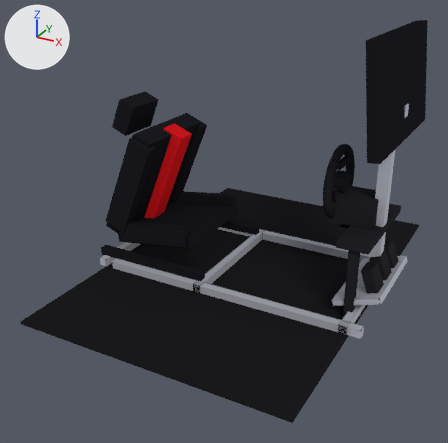
Renders of the Blender file assets-src/cafe/simrig.blend from each side of a commit.
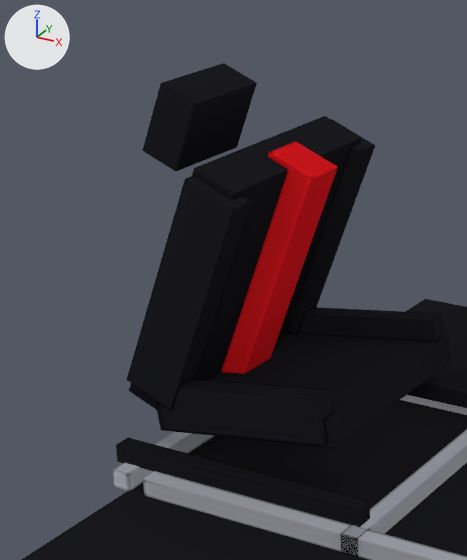
Old and new are each drawn whole from a camera (50 mm lens) standing at (1.25, -2.55, 1.51) and looking at (-0.05, -0.18, 0.32) and again close up on the part from 12% to 55% of the width and 15% to 67% of the height. Every picture has the same lights, and +X, +Y and +Z are marked at upper left. The last two pictures show the newer version.

Names of what the first close-up shows: 'Cafe_SimRig'.
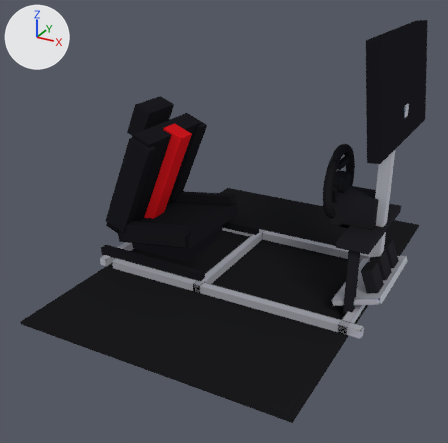
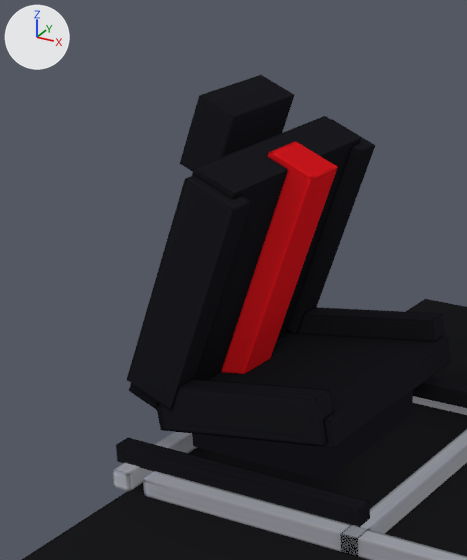
Diff of the bpy script that builds the scene:
```diff
--- a/assets-src/cafe/simrig.blend.py
+++ b/assets-src/cafe/simrig.blend.py
@@ me_cafe_simrig @@
 # used by ob_cafe_simrig; location = (0.0, 0.0, 0.0)
 # verts and faces of me_cafe_simrig; kept vertices keep their numbers, new ones are numbered from 504
 # before: 136 (-0.74, -0.11, 0.67) at pixel (142, 150), 137 (-0.68, -0.11, 0.82) at pixel (160, 83), 138 (-0.74, 0.11, 0.67), 139 (-0.68, 0.11, 0.82) at pixel (223, 63), 140 (-0.66, -0.11, 0.64) at pixel (175, 171)
 # before: 141 (-0.6, -0.11, 0.79) at pixel (195, 104), 142 (-0.66, 0.11, 0.64) at pixel (236, 147), 143 (-0.6, 0.11, 0.79) at pixel (256, 83)
-me_cafe_simrig.from_pydata(...)  # 504 vertices, 428 faces; spans x -0.74..0.74, y -0.95..0.95, z 0.0..1.22
+me_cafe_simrig.from_pydata(...)  # 512 vertices, 434 faces; spans x -0.72..0.74, y -0.95..0.95, z 0.0..1.22
+# me_cafe_simrig part 1: a new loose piece, a box spanning x -0.6..-0.26, y -0.19..0.19, z 0.05..0.17, in mat_rig_seat
+# me_cafe_simrig part 2
+for i in [*range(136, 140)]: verts[i] += (0.09, 0.0, -0.01)
+for i in [*range(140, 144)]: verts[i] += (0.1, 0.0, -0.02)
 me_cafe_simrig.materials.append(mat_rig_floor)
```

Where the change shows, as pixel boxes [x1, y1, x2, y2] in the close-ups (467 x 560 px; the box of a moved part takes in the faces that stretch with it):
'Cafe_SimRig', reshaped: before [22, 63, 467, 560]; after [22, 75, 467, 560]
part 1 of me_cafe_simrig, added: after [192, 338, 413, 481]
part 2 of me_cafe_simrig, moved or reshaped: before [143, 63, 257, 171]; after [180, 75, 294, 172]
